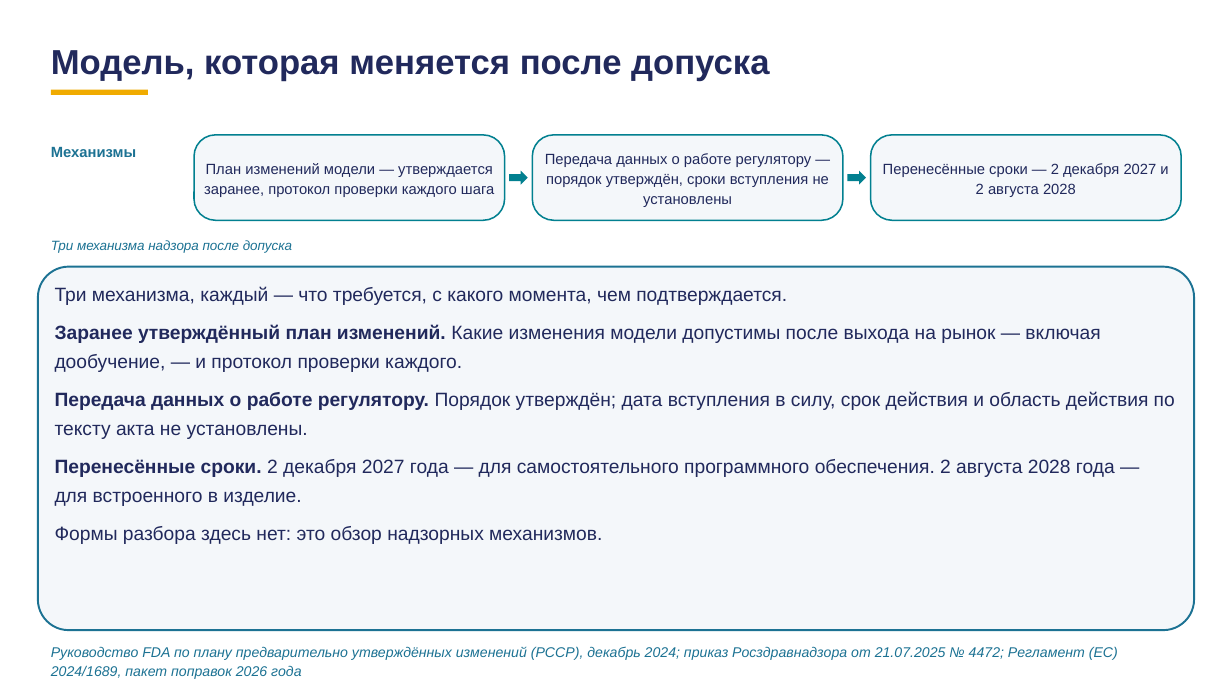
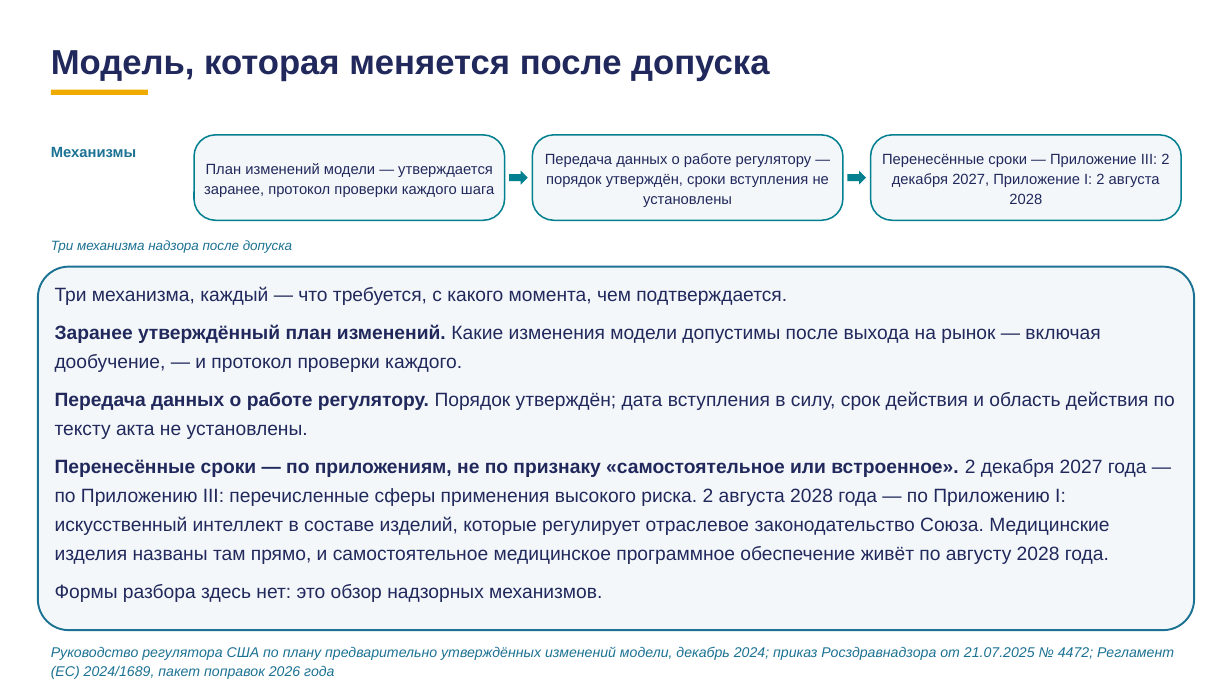
Before and after one commit to tellina-study/AI-usage-lessons, a slide deck: slide 73 of library/lectures/lec-07/rework/deck/lec-07-karkas.pptx. Drawn at 1232x693 pixels with LibreOffice and Linux fonts; fonts in the diff are those of the drawing. Boxes give left, top, right and bottom in pixels: in the first picture for what was removed or moved away, otherwise in the second. Text is boxed around its words. In the diff, an @@ line names an element or a change of style, - is before the commit and + after.

```diff
--- a/library/lectures/lec-07/rework/deck/lec-07-karkas.pptx
+++ b/library/lectures/lec-07/rework/deck/lec-07-karkas.pptx
@@ text at (882,153,1169,204): text changed @@
-Перенесённые сроки — 2 декабря 2027 и 2 августа 2028
+Перенесённые сроки — Приложение III: 2 декабря 2027, Приложение I: 2 августа 2028
@@ text at (55,459,1147,564): text changed @@
-Перенесённые сроки. 2 декабря 2027 года — для самостоятельного программного обеспечения. 2 августа 2028 года — для встроенного в изделие.
+Перенесённые сроки — по приложениям, не по признаку «самостоятельное или встроенное». 2 декабря 2027 года — по Приложению III: перечисленные сферы применения высокого риска. 2 августа 2028 года — по Приложению I: искусственный интеллект в составе изделий, которые регулирует отраслевое законодательство Союза. Медицинские изделия названы там прямо, и самостоятельное медицинское программное обеспечение живёт по августу 2028 года.
@@ text at (51,646,1174,679): text changed @@
-Руководство FDA по плану предварительно утверждённых изменений (PCCP), декабрь 2024; приказ Росздравнадзора от 21.07.2025 № 4472; Регламент (ЕС) 2024/1689, пакет поправок 2026 года
+Руководство регулятора США по плану предварительно утверждённых изменений модели, декабрь 2024; приказ Росздравнадзора от 21.07.2025 № 4472; Регламент (ЕС) 2024/1689, пакет поправок 2026 года
```
Also in this commit, not shown: 62 other slides changed, 5 other files.
